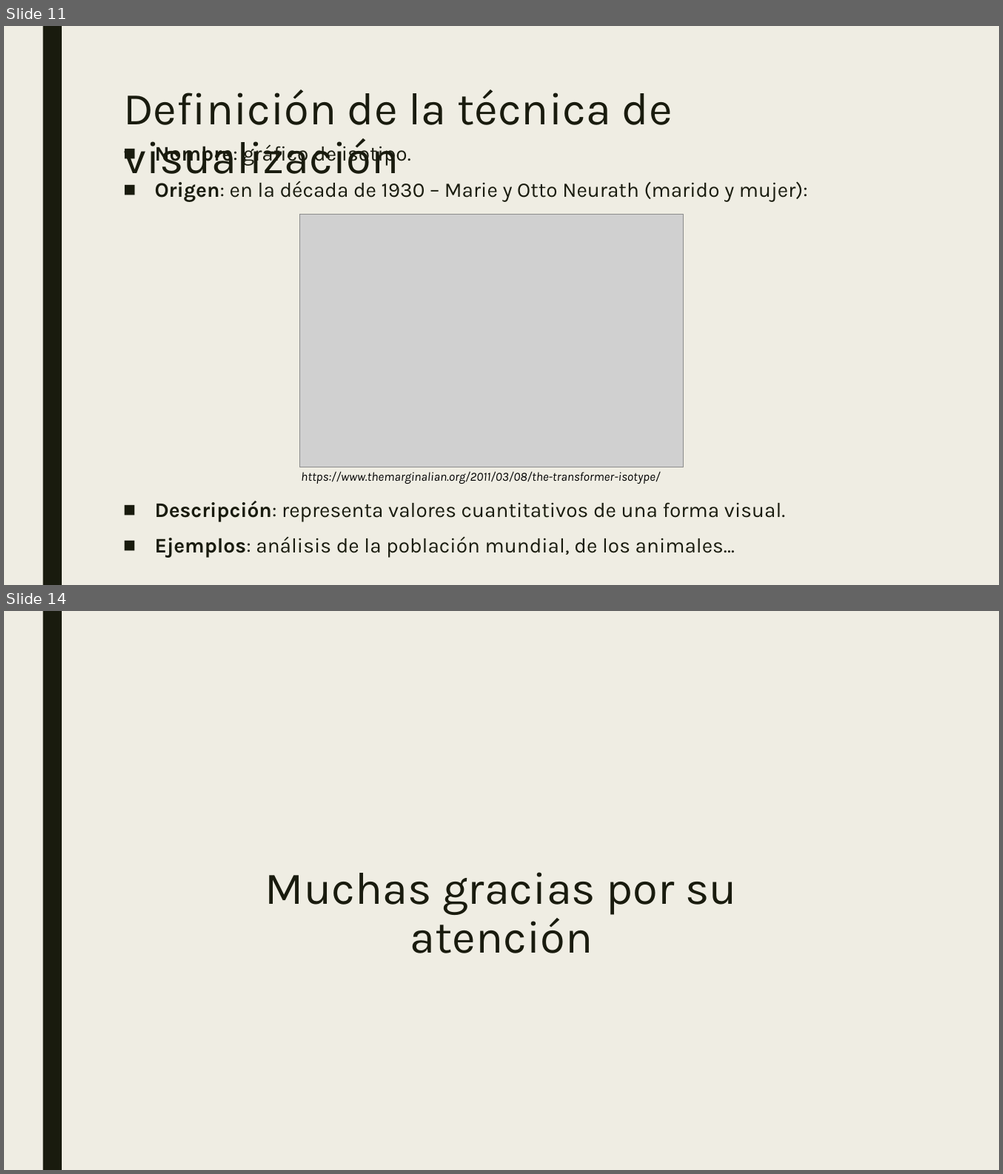
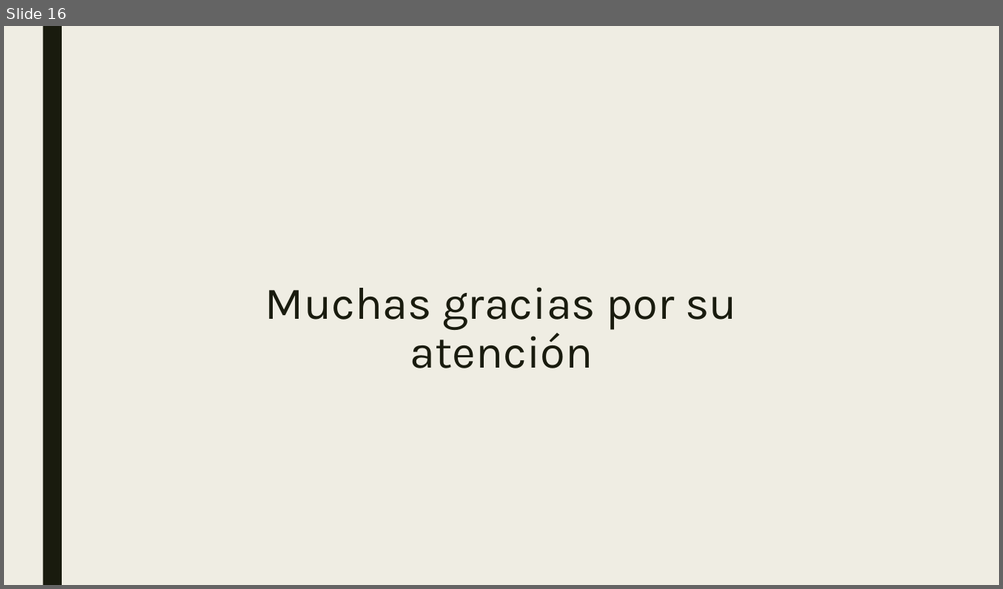
Before and after one commit to mariousm/Data-Science-Master, a slide deck: 2021-22/PrimerSemestre/Visualizacion/PEC3/Storytelling.pptx. Shown one above the other, each under a label of ours: slides 11 and 14 before the commit, slide 16 after it; the slides between them are not shown. The pictures are 1003x1174 and 1003x589 pixels, drawn with LibreOffice and Linux fonts; fonts in the diff are those of the drawing; grey boxes stand for pictures. Boxes give left, top, right and bottom in pixels: in the first picture for what was removed or moved away, otherwise in the second. Text is boxed around its words. In the diff, an @@ line names an element or a change of style, - is before the commit and + after.

Commit message:
VISUALIZACION: PEC3 - finalizada

```diff
--- a/2021-22/PrimerSemestre/Visualizacion/PEC3/Storytelling.pptx
+++ b/2021-22/PrimerSemestre/Visualizacion/PEC3/Storytelling.pptx
@@ slide 11 removed at <box>4,26,999,585</box>, background #EFEDE3; not listed: 1 template element that a slide beside it also shows @@
@@ title removed at <box>123,90,672,184</box> @@
-Definición de la técnica de visualización
@@ text removed at <box>155,142,808,202</box> @@
-■ Nombre: gráfico de isotipo.
-■ Origen: en la década de 1930 – Marie y Otto Neurath (marido y mujer):
@@ picture removed at <box>299,215,683,468</box> @@
@@ text removed at <box>301,471,660,484</box> @@
-https://www.themarginalian.org/2011/03/08/the-transformer-isotype/
@@ text removed at <box>155,501,785,558</box> @@
-■ Descripción: representa valores cuantitativos de una forma visual.
-■ Ejemplos: análisis de la población mundial, de los animales…
@@ what was slide 14 is now slide 16 @@
```
Also in this commit, not shown: 1 slide changed, 14 slides added, 11 other slides removed.
